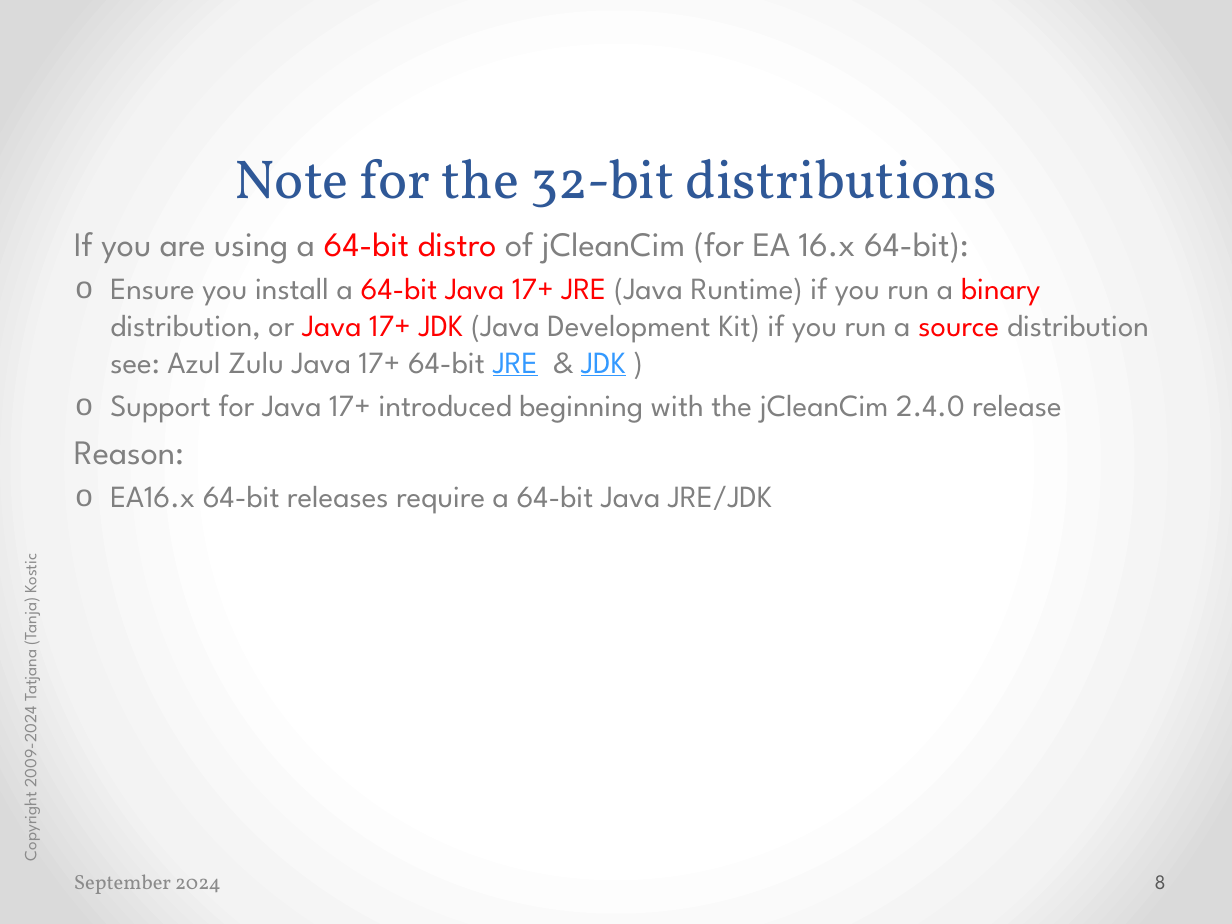
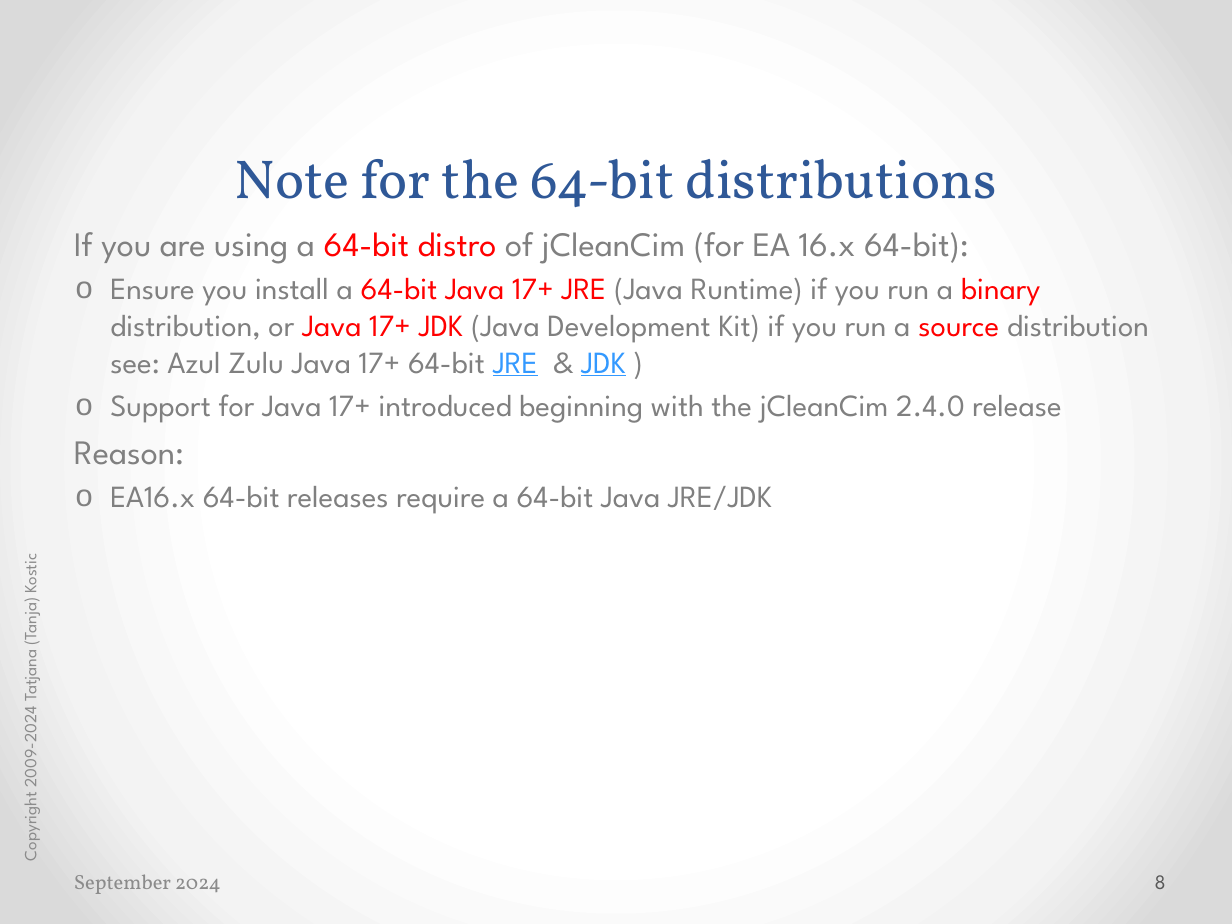
Before and after one commit to cimug-org/jCleanCim, a slide deck: slide 8 of doc/jCleanCimIntro.pptx. Drawn at 1232x924 pixels with LibreOffice and Linux fonts; fonts in the diff are those of the drawing. Boxes give left, top, right and bottom in pixels: in the first picture for what was removed or moved away, otherwise in the second. Text is boxed around its words. In the diff, an @@ line names an element or a change of style, - is before the commit and + after.

```diff
--- a/doc/jCleanCimIntro.pptx
+++ b/doc/jCleanCimIntro.pptx
@@ title at (x1=235, y1=159, x2=996, y2=207): text changed @@
-Note for the 32-bit distributions
+Note for the 64-bit distributions
```
Also in this commit, not shown: 5 other slides changed, 1 other file.
